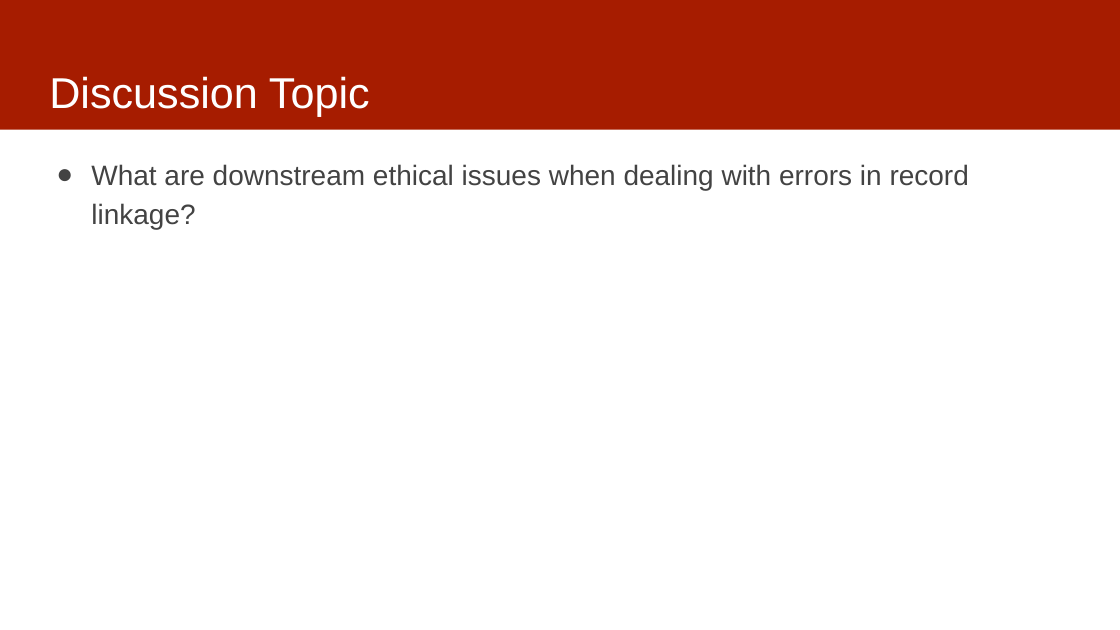
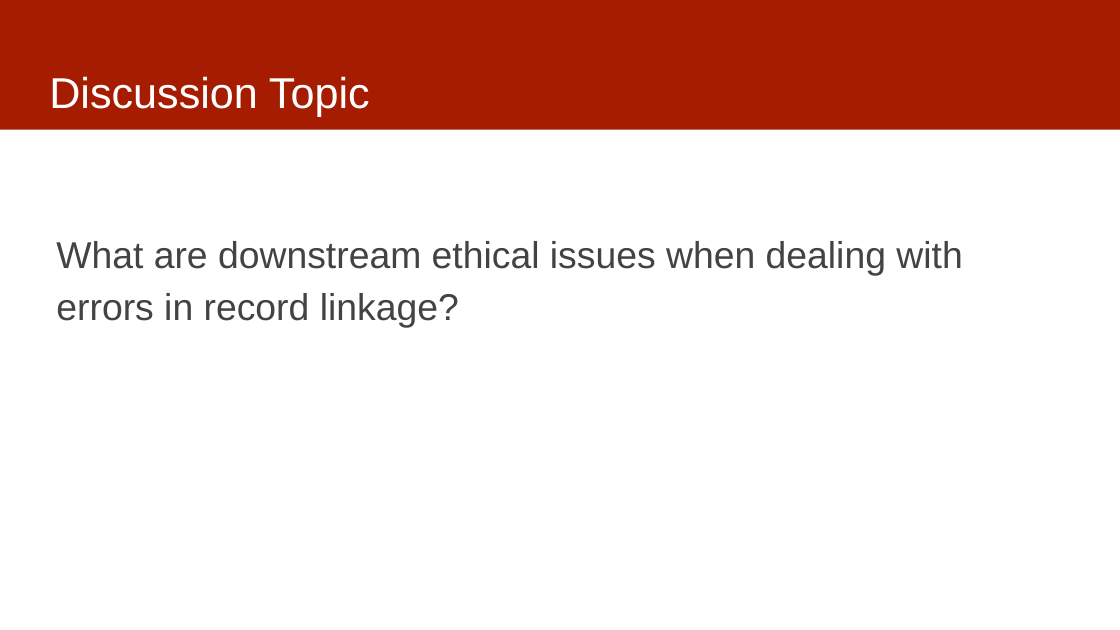
Before and after one commit to dssg/MLinPractice, a slide deck: slide 27 of Lectures/Lecture3-Data.pptx (slide 17 before the commit). Drawn at 1120x630 pixels with LibreOffice and Linux fonts; fonts in the diff are those of the drawing. Boxes give left, top, right and bottom in pixels: in the first picture for what was removed or moved away, otherwise in the second. Text is boxed around its words. In the diff, an @@ line names an element or a change of style, - is before the commit and + after.

```diff
--- a/Lectures/Lecture3-Data.pptx
+++ b/Lectures/Lecture3-Data.pptx
@@ text "What are downstream ethical issues ..." at [56, 241, 962, 327]: size 24 to 32 pt; bullet ● to none @@
```
Also in this commit, not shown: 2 other slides changed, 10 slides added.
